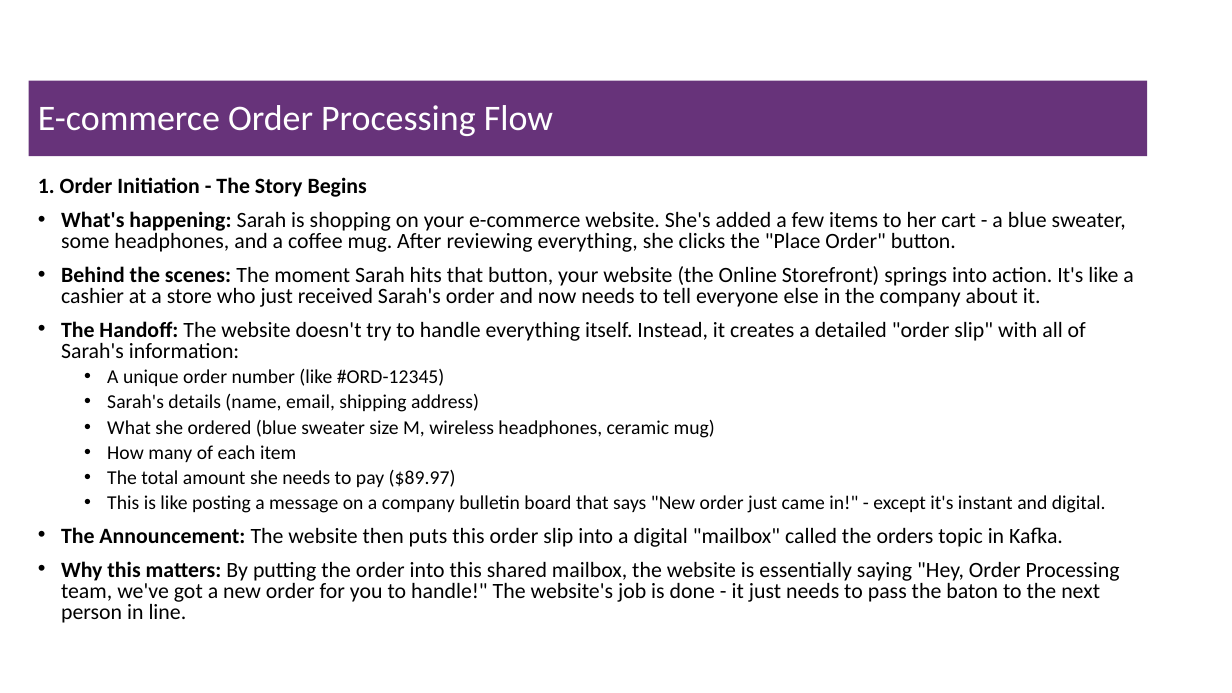
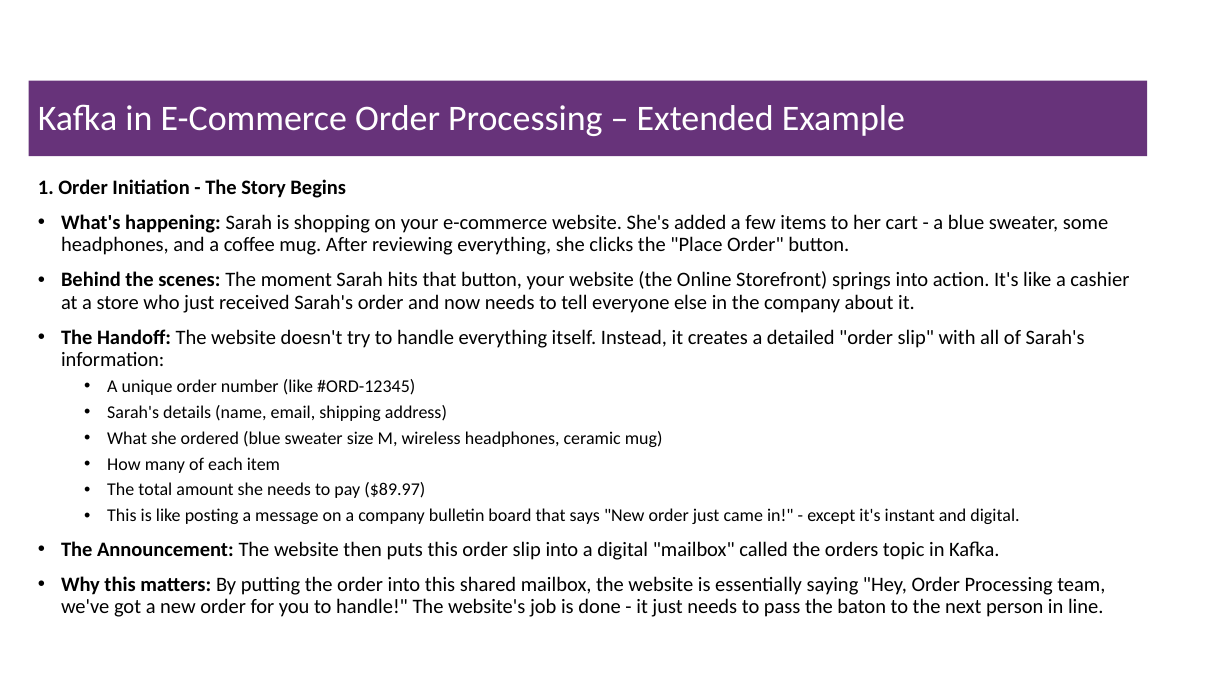
Before and after one commit to msfasha/307401-Big-Data, a slide deck: slide 30 of 20243/section_2_introduction_to_hadoop_eco_system/2-Introduction to Hadoop Eco System.pptx. Drawn at 1232x693 pixels with LibreOffice and Linux fonts; fonts in the diff are those of the drawing; background and template pictures are left out. Boxes give left, top, right and bottom in pixels: in the first picture for what was removed or moved away, otherwise in the second. Text is boxed around its words. In the diff, an @@ line names an element or a change of style, - is before the commit and + after.

```diff
--- a/20243/section_2_introduction_to_hadoop_eco_system/2-Introduction to Hadoop Eco System.pptx
+++ b/20243/section_2_introduction_to_hadoop_eco_system/2-Introduction to Hadoop Eco System.pptx
@@ title at bbox=[38, 104, 905, 136]: text changed @@
-E-commerce Order Processing Flow
+Kafka in E-Commerce Order Processing – Extended Example
@@ text "1. Order Initiation - The ..." at bbox=[38, 179, 1129, 617]: size 17 to 16 pt in "1. Order Initiation - The Story Begins", "What's happening: Sarah is shopping on your ...", "Behind the scenes: The moment Sarah hits ...", "The Handoff: The website doesn't try to ..." and 2 more places; size 15.3 to 14 pt in "A unique order number (like #ORD-12345)", "Sarah's details (name, email, shipping address)", "What she ordered (blue sweater size M, ...", "How many of each item" and 2 more places; line spacing 0.8 to 0.9 @@
```
Also in this commit, not shown: 24 other slides changed.
